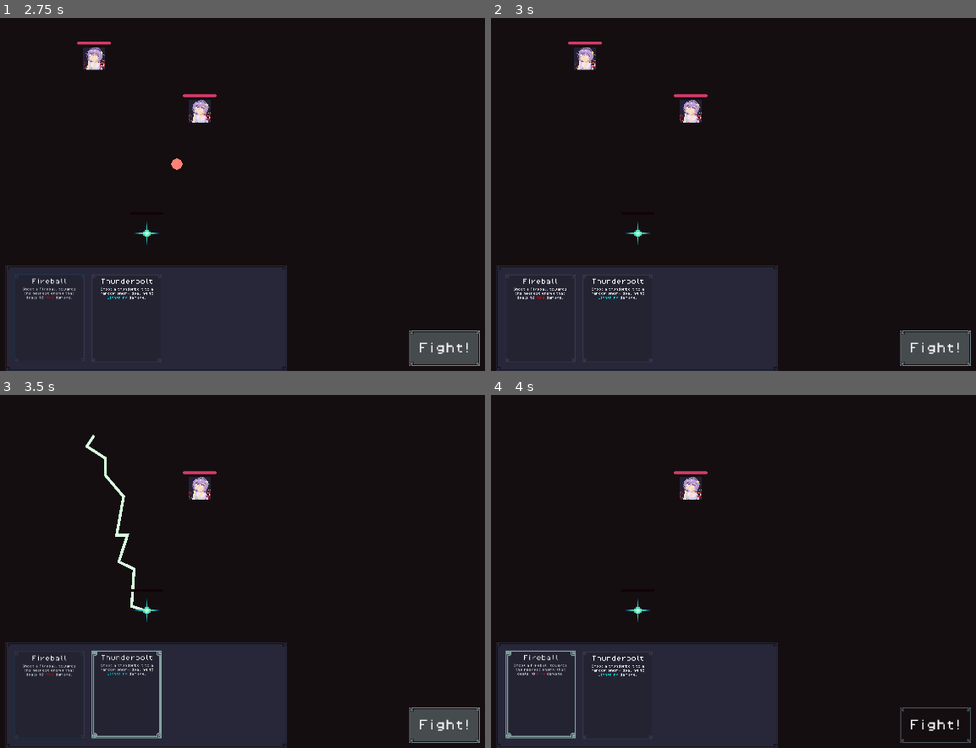
Above: before the commit, frames 1-4 (two rows, left to right).
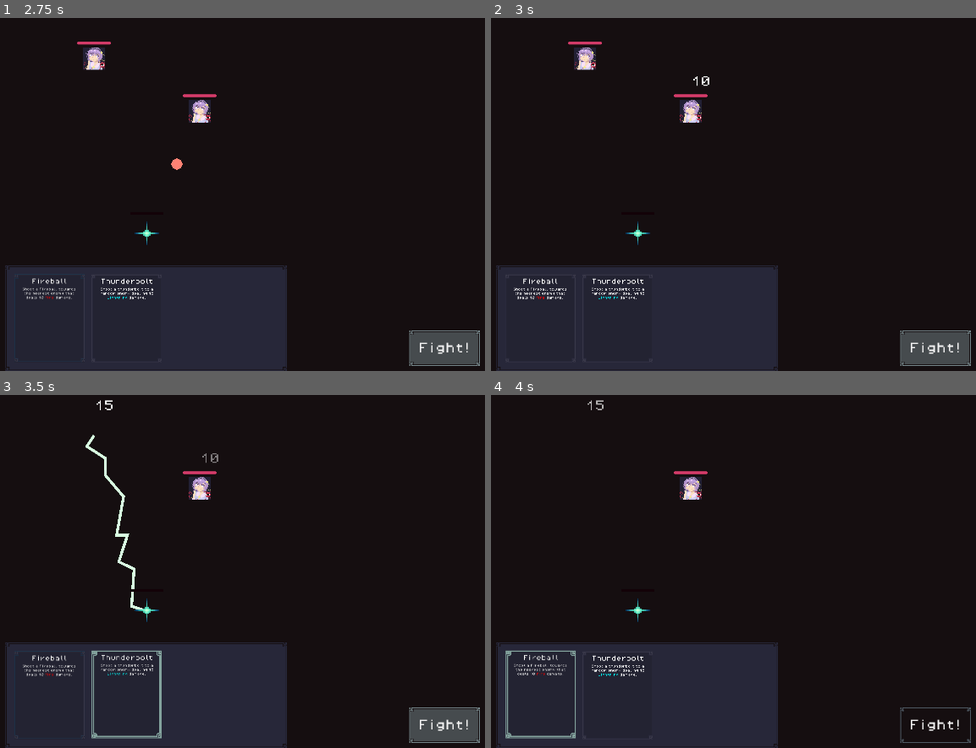
Above: after the commit, the same moments.

Repository: Jelmerrr/Grimoire
Game: Godot game, scene res://Scenes/TitleScreenScene.tscn
Two runs of this game, one before a commit and one after it. Both use one fixed random seed, a clock stepped at 60 frames per second and the inputs below.
Inputs (mouse positions are in pixels of both pictures, inside the frame that each line leads up to):
- Up to frame 1 (2.75 s): click "Start Game" at 0.5 s; click "Fight!" at 1.25 s; click "Fight!" at 2 s
- Up to frame 2 (3 s): click "Fight!" at 2.75 s
- Up to frame 3 (3.5 s): no input
- Up to frame 4 (4 s): drag from (539, 695) to (583, 433) at 3.52 s

Frame 1 is identical in both runs. In frame 2, less than 0.1% of the frame differs, in the area x 41-46%, y 16-20%; in frame 3, less than 0.1%, in the area x 19-46%, y 1-20%; in frame 4, less than 0.1%.

Commit message:
Early implementation of damage numbers

Diff:
--- /dev/null
+++ b/Scenes/UI/DamageNumberUI.tscn
@@ -0,0 +1,31 @@
+[gd_scene load_steps=4 format=3 uid="uid://cfkn2u7gp546x"]
+
+[ext_resource type="Script" uid="uid://dqjejr3m8v7wr" path="res://Scripts/Controllers/DamageNumberUIController.gd" id="1_5yue0"]
+[ext_resource type="FontFile" uid="uid://djhpuwc8o5esm" path="res://Assets/UI/Font/PixelOperator8.ttf" id="2_qtxw5"]
+[ext_resource type="FontFile" uid="uid://cq6k7a56rmitc" path="res://Assets/UI/Font/PixelOperator8-Bold.ttf" id="3_ahyxh"]
+
+[node name="Control" type="Control"]
+z_index = 10
+layout_mode = 3
+anchors_preset = 15
+anchor_right = 1.0
+anchor_bottom = 1.0
+grow_horizontal = 2
+grow_vertical = 2
+script = ExtResource("1_5yue0")
+
+[node name="DamageNumber" type="RichTextLabel" parent="."]
+layout_mode = 0
+offset_right = 286.0
+offset_bottom = 40.0
+theme_override_fonts/normal_font = ExtResource("2_qtxw5")
+theme_override_fonts/bold_font = ExtResource("3_ahyxh")
+theme_override_font_sizes/normal_font_size = 32
+theme_override_font_sizes/bold_font_size = 32
+text = "0"
+fit_content = true
+
+[node name="Timer" type="Timer" parent="."]
+autostart = true
+
+[connection signal="timeout" from="Timer" to="." method="_on_timer_timeout"]
--- /dev/null
+++ b/Scripts/Controllers/DamageNumberUIController.gd
@@ -0,0 +1,24 @@
+extends Control
+
+var damageDealt: int
+var pos: Vector2
+@onready var damage_number: RichTextLabel = $DamageNumber
+
+var opacity_tween: Tween = null
+
+# Called when the node enters the scene tree for the first time.
+func _ready() -> void:
+	damage_number.text = str(damageDealt)
+	global_position = pos
+	modulate.a = 1.0
+	await tween_opactiy(0.0)
+
+func tween_opactiy(to: float):
+	if opacity_tween: opacity_tween.kill()
+	opacity_tween = get_tree().create_tween()
+	opacity_tween.tween_property(self, "modulate:a", to, 1.0)
+	return opacity_tween
+
+
+func _on_timer_timeout() -> void:
+	queue_free()
--- a/Scripts/Controllers/EnemyController.gd
+++ b/Scripts/Controllers/EnemyController.gd
@@ -9,6 +9,8 @@
 @onready var sprite_2d: Sprite2D = $Sprite2D
 
 @onready var health_bar: ProgressBar = $"Health Bar"
+
+const DAMAGE_NUMBER_UI = preload("uid://cfkn2u7gp546x")
 
 
 # Called when the node enters the scene tree for the first time.
@@ -45,5 +47,11 @@
 	currentHealth -= damage
 	health_bar.value -= damage
 
+	var damageInstance = DAMAGE_NUMBER_UI.instantiate()
+	damageInstance.damageDealt = damage
+	damageInstance.pos = global_position + Vector2(0,-100)
+	self.get_parent().get_parent().add_child.call_deferred(damageInstance)
+
+
 	if currentHealth <= 0:
 		queue_free()
Not shown, added: Scripts/Controllers/DamageNumberUIController.gd.uid
